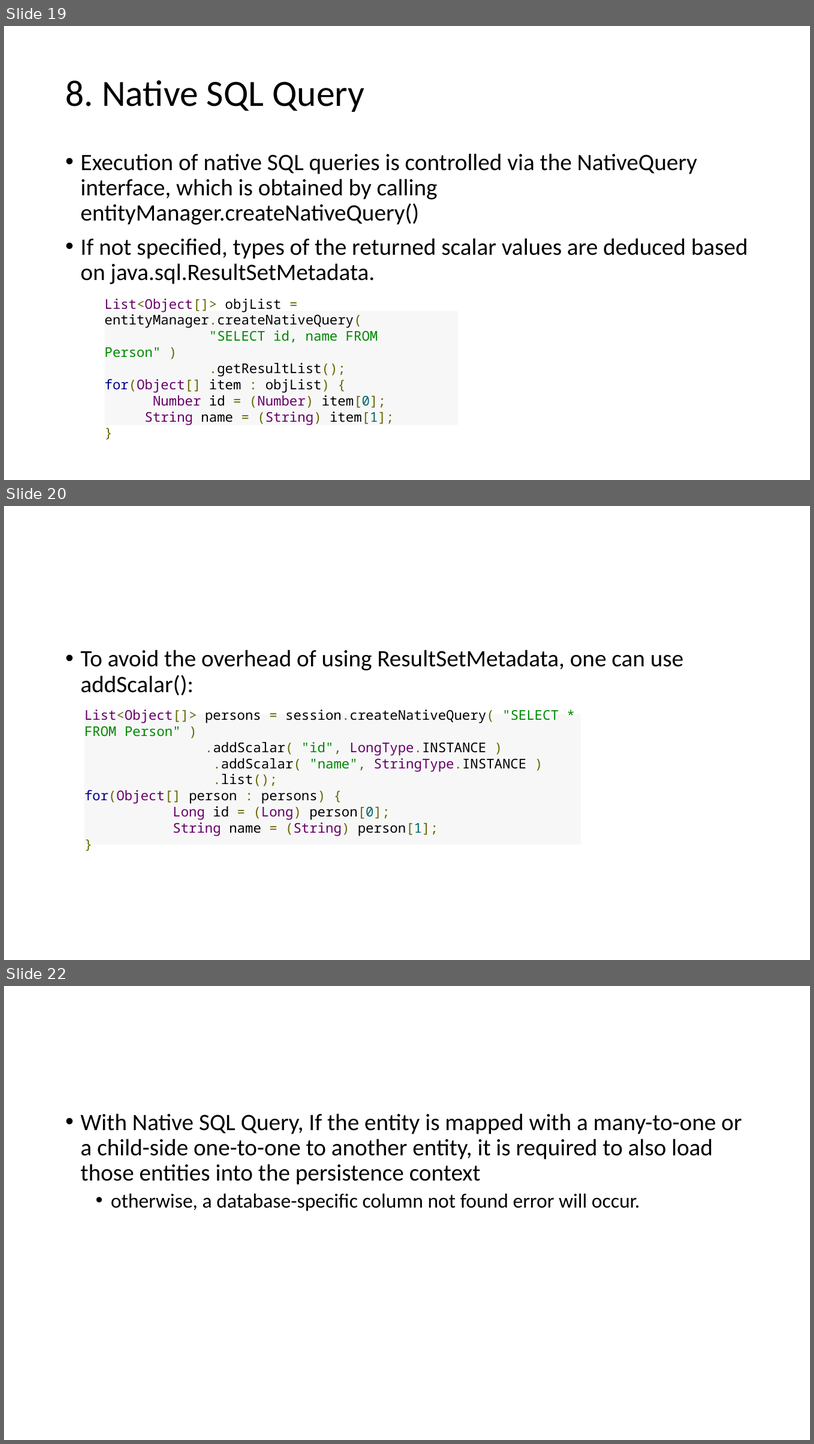
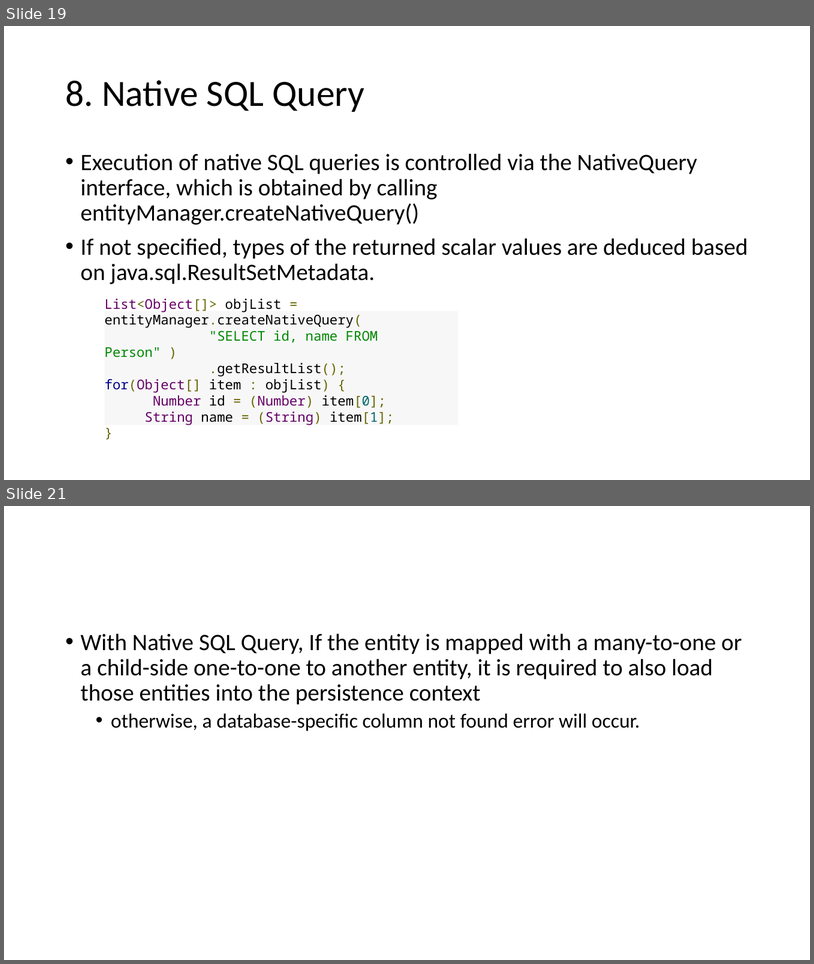
Before and after one commit to lawren43/mytest-repo, a slide deck: test-springmvc/doc/2.JPA Programming.pptx. Shown one above the other, each under a label of ours: slides 19, 20 and 22 before the commit, slides 19 and 21 after it; the slides between them are not shown. The pictures are 814x1444 and 814x964 pixels, drawn with LibreOffice and Linux fonts; fonts in the diff are those of the drawing. Boxes give left, top, right and bottom in pixels: in the first picture for what was removed or moved away, otherwise in the second. Text is boxed around its words. In the diff, an @@ line names an element or a change of style, - is before the commit and + after.

```diff
--- a/test-springmvc/doc/2.JPA Programming.pptx
+++ b/test-springmvc/doc/2.JPA Programming.pptx
@@ slide 20 removed at (x1=4, y1=506, x2=810, y2=960), background #FFFFFF @@
@@ text removed at (x1=81, y1=649, x2=684, y2=696) @@
-• To avoid the overhead of using ResultSetMetadata, one can use addScalar():
@@ rectangle removed at (x1=84, y1=714, x2=581, y2=844) @@
-List<Object[]> persons = session.createNativeQuery( "SELECT * FROM Person" )
-.addScalar( "id", LongType.INSTANCE )
-.addScalar( "name", StringType.INSTANCE )
-.list();
-for(Object[] person : persons) {
-Long id = (Long) person[0];
-String name = (String) person[1];
-}
@@ what was slide 22 is now slide 21 @@
```
Also in this commit, not shown: 2 slides changed.
